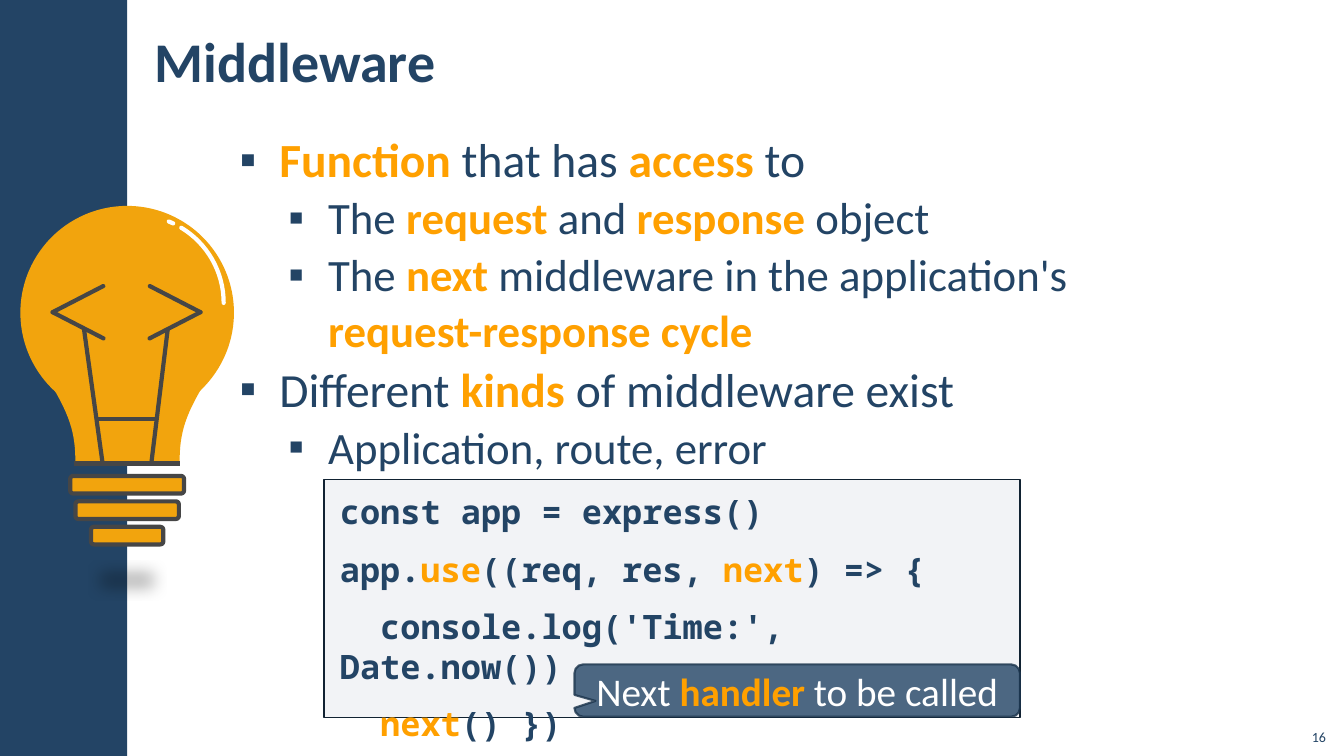
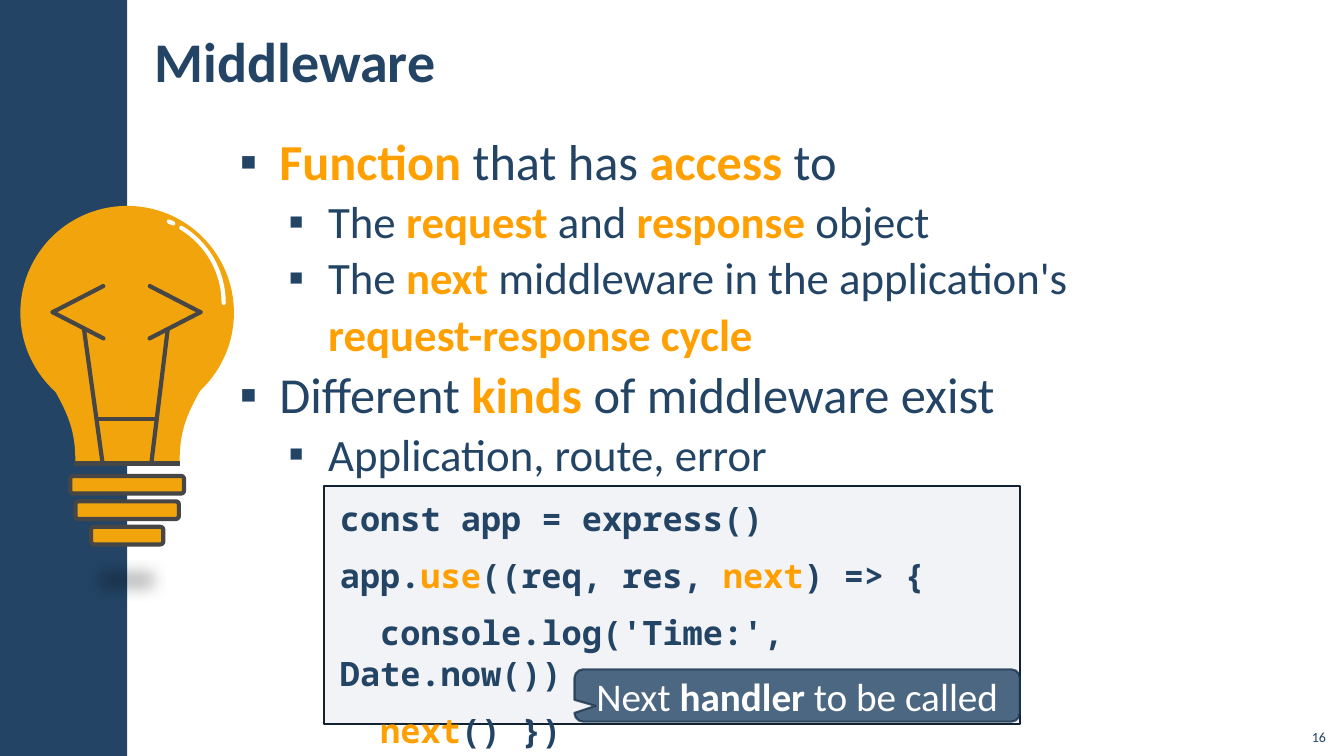
Before and after one commit to slazeRnet/JavaScript, a slide deck: slide 16 of JS-Back-End/03-ExpressJS and Templating/lab/03. ExpressJS-and-Templating.pptx. Drawn at 1344x756 pixels with LibreOffice and Linux fonts; fonts in the diff are those of the drawing; background and template pictures are left out. Boxes give left, top, right and bottom in pixels: in the first picture for what was removed or moved away, otherwise in the second. Text is boxed around its words. In the diff, an @@ line names an element or a change of style, - is before the commit and + after.

```diff
--- a/JS-Back-End/03-ExpressJS and Templating/lab/03. ExpressJS-and-Templating.pptx
+++ b/JS-Back-End/03-ExpressJS and Templating/lab/03. ExpressJS-and-Templating.pptx
@@ text at bbox=[279, 144, 995, 414]: size 34 to 36 pt in "Function that has access to", "Different kinds of middleware exist" @@
@@ rectangle "const app = express()": place and size @@
-rectangle "const app = express()" at bbox=[324, 480, 1019, 718]
+rectangle "const app = express()" at bbox=[324, 486, 1019, 724]
@@ rounded speech box "Next handler to be called": place and size @@
-rounded speech box "Next handler to be called" at bbox=[575, 664, 1020, 717]
+rounded speech box "Next handler to be called" at bbox=[575, 669, 1020, 722]
@@ rounded speech box "Next handler to be called" at bbox=[575, 669, 1020, 722]: text colour #FFA000 to #FFFFFF in "handler" @@
```
Also in this commit, not shown: 18 other slides changed, 1 slide added, 13 other files.
